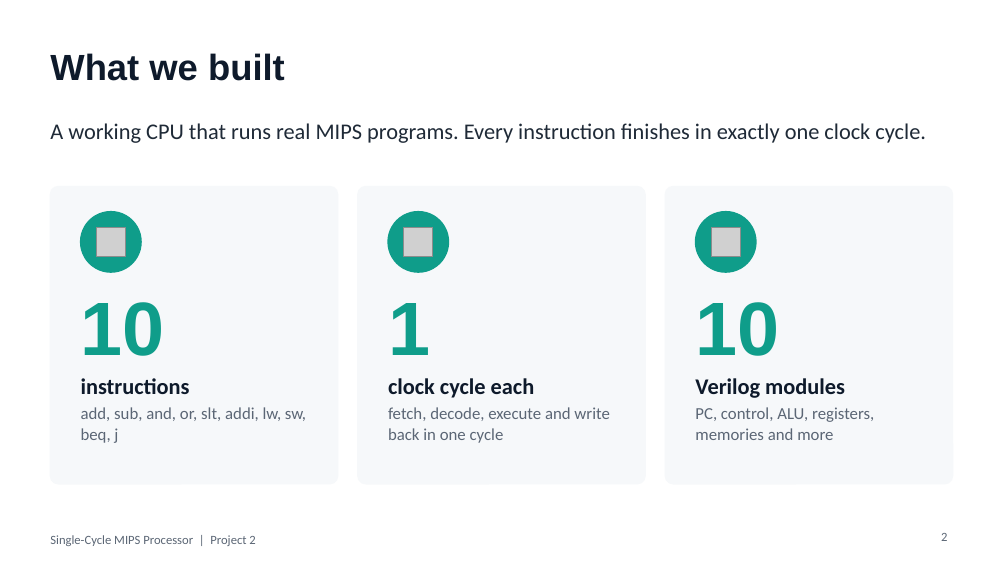
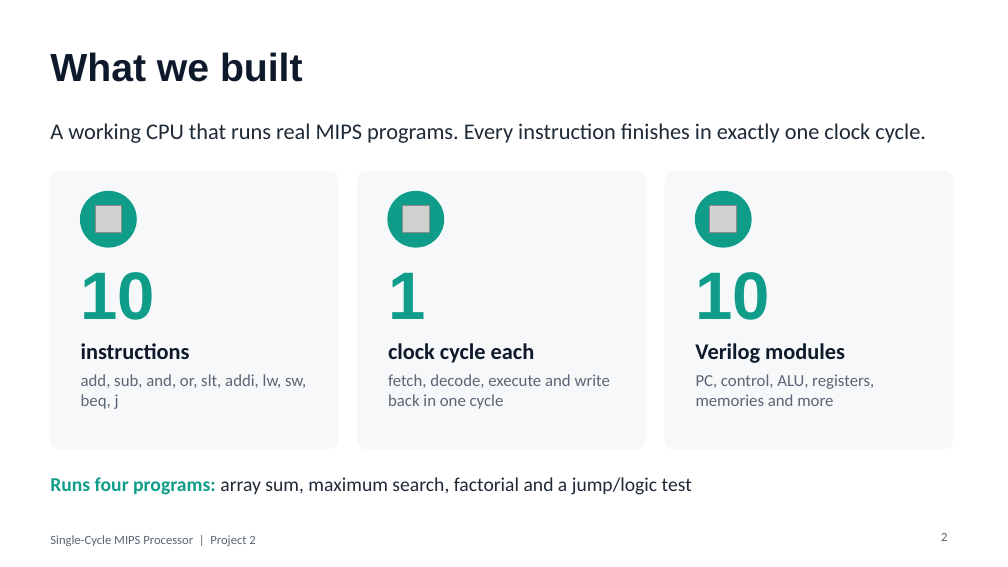
Before and after one commit to Jgauri24/mca_project, a slide deck: slide 2 of presentation/MIPS_Single_Cycle_Presentation.pptx. Drawn at 1008x567 pixels with LibreOffice and Linux fonts; fonts in the diff are those of the drawing; grey boxes stand for pictures. Boxes give left, top, right and bottom in pixels: in the first picture for what was removed or moved away, otherwise in the second. Text is boxed around its words. In the diff, an @@ line names an element or a change of style, - is before the commit and + after.

Commit message:
docs(presentation): expand deck to 14 slides
Adds control-signal table, bit layouts, testing-flow slide, second
waveform, problems/limits slide, repository link and updated roles.

```diff
--- a/presentation/MIPS_Single_Cycle_Presentation.pptx
+++ b/presentation/MIPS_Single_Cycle_Presentation.pptx
@@ title "What we built" at (50, 52, 303, 82): size 26 to 28 pt @@
@@ proportions changed in 3 elements at (358, 171, 645, 449), (665, 171, 953, 449), (50, 171, 338, 449) @@
@@ rounded rectangle: place and size @@
-rounded rectangle at (50, 186, 338, 484)
+rounded rectangle at (50, 171, 338, 449)
@@ rounded rectangle: place and size @@
-rounded rectangle at (358, 186, 645, 484)
+rounded rectangle at (358, 171, 645, 449)
@@ rounded rectangle: place and size @@
-rounded rectangle at (665, 186, 953, 484)
+rounded rectangle at (665, 171, 953, 449)
@@ ellipse: place and size @@
-ellipse at (81, 212, 141, 272)
+ellipse at (81, 192, 136, 247)
@@ ellipse: place and size @@
-ellipse at (388, 212, 449, 272)
+ellipse at (388, 192, 444, 247)
@@ ellipse: place and size @@
-ellipse at (696, 212, 756, 272)
+ellipse at (696, 192, 751, 247)
@@ 3 pictures: place and size @@
-3 pictures at (97, 228, 741, 257)
+3 pictures at (95, 206, 736, 232)
@@ text "10": place and size @@
-text "10" at (81, 302, 165, 356)
+text "10" at (81, 272, 156, 320)
@@ text "1": place and size @@
-text "1" at (388, 303, 430, 355)
+text "1" at (388, 272, 425, 319)
@@ size 54 to 48 pt in 3 elements at (81, 272, 156, 320), (388, 272, 425, 319), (695, 272, 770, 320) @@
@@ text "10": place and size @@
-text "10" at (695, 302, 779, 356)
+text "10" at (695, 272, 770, 320)
@@ 3 texts: place and size @@
-3 texts at (81, 378, 845, 398)
+3 texts at (81, 343, 845, 363)
@@ text "add, sub, and, or, slt, ...": place and size @@
-text "add, sub, and, or, slt, ..." at (81, 407, 306, 443)
+text "add, sub, and, or, slt, ..." at (81, 374, 306, 409)
@@ text "fetch, decode, execute and write ...": place and size @@
-text "fetch, decode, execute and write ..." at (388, 407, 609, 443)
+text "fetch, decode, execute and write ..." at (388, 374, 610, 409)
@@ text "PC, control, ALU, registers, memories ...": place and size @@
-text "PC, control, ALU, registers, memories ..." at (695, 407, 874, 440)
+text "PC, control, ALU, registers, memories ..." at (696, 374, 874, 406)
@@ text added at (50, 477, 692, 495), 14 pt, text #1F2A37 @@
+Runs four programs: array sum, maximum search, factorial and a jump/logic test
```
Also in this commit, not shown: 8 other slides changed, 4 slides added.
